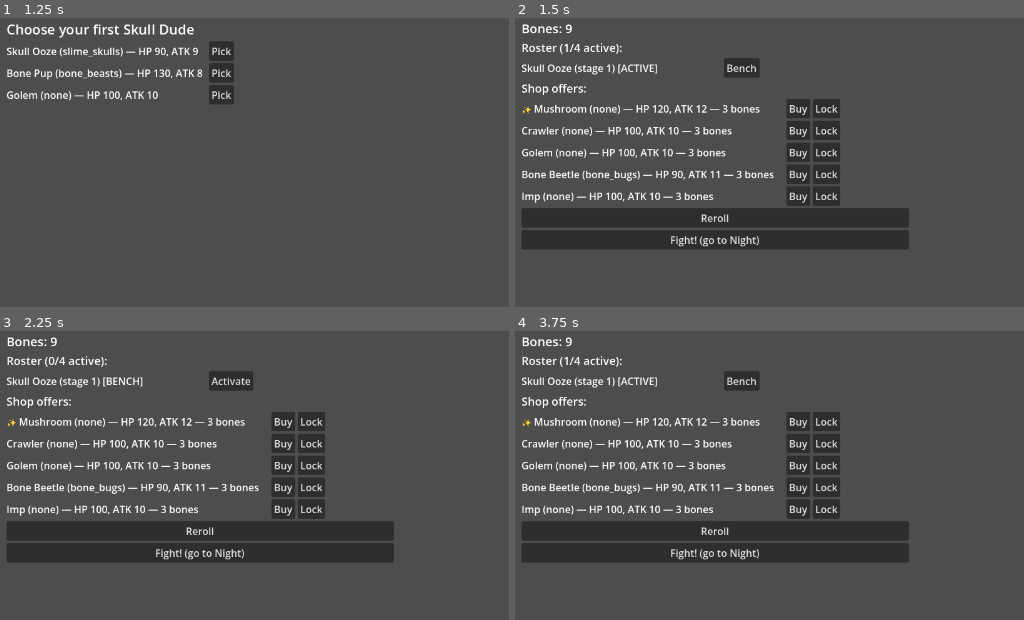
Above: before the commit, frames 1-4 (two rows, left to right).
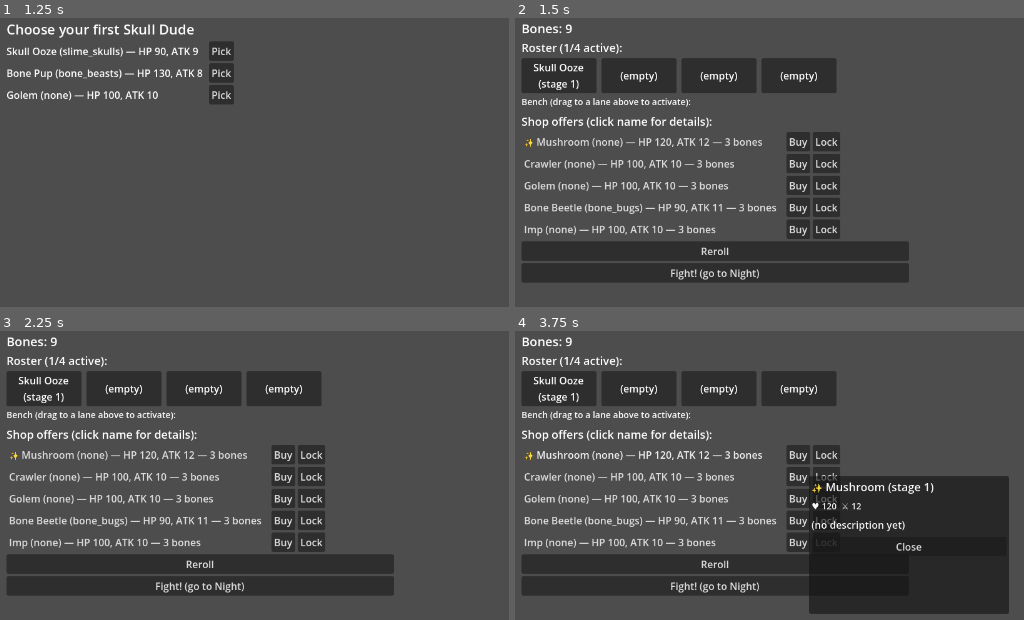
Above: after the commit, the same moments.

Repository: CowInACan44/death-auto-batller
Game: Godot game, scene res://scenes/main_menu/main_menu.tscn
Same seed, same stepped clock (60 frames per second), same inputs: the game is played once before the commit and once after it.
Inputs (mouse positions are in pixels of both pictures, inside the frame that each line leads up to):
- Up to frame 1 (1.25 s): click "Start" at 0.5 s
- Up to frame 2 (1.5 s): click "Pick" at 1.25 s
- Up to frame 3 (2.25 s): click (229, 380) at 2 s, where only the run before the commit has a clickable "Bench"
- Up to frame 4 (3.75 s): click (744, 380) at 2.75 s, where only the run before the commit has a clickable "Activate"; click (652, 455) at 3.5 s, where only the run after the commit has a clickable "✨ Mushroom (none) — HP 120, A…"

Frame 1 is identical in both runs. In frame 2, 29% of the frame differs, in the area x 1-78%, y 13-92%; in frame 3, 29%; in frame 4, 41%, in the area x 1-98%, y 13-98%.

Commit message:
Add creature descriptions, Shop details popup, and drag-and-drop lineup
Prompt 1 of the descriptions/UI request:

- CreatureData gets a multiline `description` field; the 5 stage-1 base
  forms are populated with their flavor text. Stage 2/3 text is
  deliberately held off until the slime-split (SUMMON) mechanics land,
  since Skull Sludge/Abomination's text should reflect what that split
  actually feels like once built.

- Shop offer rows are now flat Buttons instead of Labels, and roster
  entries are RosterSlot instances — clicking either (a release without
  drag movement, per Godot's own drag-threshold detection) opens a
  DetailsPopup with name/stats/description. Buy/Lock remain separate
  sibling buttons untouched by this.

- Replaced the Activate/Bench toggle buttons with real drag-and-drop.
  RoundManager.active_lineup is now a fixed 4-slot array (null = empty
  lane) instead of a dynamic list, with set_active_slot()/
  clear_active_slot_for() giving true swap semantics: dragging between
  two active lanes swaps them, dragging a bench unit into an active lane
  bumps whatever was there back to the bench. Lane index now drives grave
  slot placement 1:1 in start_battle_phase(), so lineup order determines
  battle position. check_for_merge() and EncounterGenerator.team_power()
  updated to handle the new null-lane-aware active_lineup shape.

New: scripts/shop/roster_slot.gd (+scene) for the draggable/droppable/
clickable slot piece, scripts/shop/bench_container.gd so dropping on
empty bench space (not directly on a slot) still benches a unit.

Co-Authored-By: Claude Sonnet 5 <noreply@anthropic.com>
Claude-Session: https://claude.ai/code/session_01EXjVQiBPskjdWBpGCM6YVL

Diff:
--- a/autoload/round_manager.gd
+++ b/autoload/round_manager.gd
@@ -10,7 +10,9 @@
 ## 0 is GAME_OVER.
 ##
 ## roster = everything the player owns (bench + active). active_lineup =
-## the subset (max MAX_ACTIVE) actually seated into grave slots each Night.
+## a fixed MAX_ACTIVE-length array of lane slots, seated into grave slots
+## index-for-index each Night; a null entry means that lane is empty. Any
+## roster member not present in active_lineup is considered benched.
 
 enum GameState { SHOP, BATTLE, RESULT, GAME_OVER, GAME_WON }
 
@@ -26,7 +28,7 @@
 var round_number: int = 1
 var state: GameState = GameState.SHOP
 var roster: Array[OwnedCreature] = []
-var active_lineup: Array[OwnedCreature] = []
+var active_lineup: Array[OwnedCreature] = [null, null, null, null]
 var hearts: int = MAX_HEARTS
 
 var _battle: Node = null
@@ -43,24 +45,32 @@
 ## (or the starter pick) doesn't require a manual extra step to fight.
 func add_to_roster(creature: OwnedCreature) -> void:
 	roster.append(creature)
-	if active_lineup.size() < MAX_ACTIVE:
-		active_lineup.append(creature)
+	var empty_index := active_lineup.find(null)
+	if empty_index != -1:
+		active_lineup[empty_index] = creature
 	check_for_merge(creature)
 
 
-## Moves a roster member into/out of the active lineup. Returns false
-## (no-op) if trying to activate while already at MAX_ACTIVE.
-func set_active(creature: OwnedCreature, active: bool) -> bool:
-	if active:
-		if creature in active_lineup:
-			return true
-		if active_lineup.size() >= MAX_ACTIVE:
-			return false
-		active_lineup.append(creature)
-		return true
-
-	active_lineup.erase(creature)
-	return true
+## Places creature into active_lineup[index], swapping with whatever was
+## already there. If creature came from another active slot, the displaced
+## occupant (if any) takes its vacated spot — a true swap. If creature came
+## from the bench, the displaced occupant simply becomes benched, since
+## nothing reclaims its old spot.
+func set_active_slot(creature: OwnedCreature, index: int) -> void:
+	if index < 0 or index >= MAX_ACTIVE:
+		return
+	var source_index := active_lineup.find(creature)
+	var displaced := active_lineup[index]
+	active_lineup[index] = creature
+	if source_index != -1 and source_index != index:
+		active_lineup[source_index] = displaced
+
+
+## Removes creature from the active lineup (benches it), if present.
+func clear_active_slot_for(creature: OwnedCreature) -> void:
+	var idx := active_lineup.find(creature)
+	if idx != -1:
+		active_lineup[idx] = null
 
 
 ## Checks whether the roster now holds MERGE_COUNT copies of the exact
@@ -68,9 +78,9 @@
 ## match by construction — AND same is_shiny status; a shiny and a
 ## non-shiny copy never merge together). If so, consumes 3 of them and
 ## adds 1 instance of next_stage, carrying is_shiny forward. If any
-## consumed copy was active, the evolved result takes its place in the
-## lineup. No-ops if next_stage is null (stage 3, or a bonus creature
-## with no evolution).
+## consumed copy was active, the evolved result takes over that lane
+## (the first such lane found, preserving lineup order/position). No-ops
+## if next_stage is null (stage 3, or a bonus creature with no evolution).
 func check_for_merge(creature_instance: OwnedCreature) -> void:
 	var matches: Array[OwnedCreature] = []
 	for owned in roster:
@@ -84,18 +94,20 @@
 	if next_stage == null:
 		return
 
-	var was_active := false
+	var active_slot_index := -1
 	for i in MERGE_COUNT:
 		var consumed := matches[i]
-		if consumed in active_lineup:
-			was_active = true
-			active_lineup.erase(consumed)
+		var idx := active_lineup.find(consumed)
+		if idx != -1:
+			if active_slot_index == -1:
+				active_slot_index = idx
+			active_lineup[idx] = null
 		roster.erase(consumed)
 
 	var evolved := OwnedCreature.new(next_stage, creature_instance.is_shiny)
 	roster.append(evolved)
-	if was_active:
-		active_lineup.append(evolved)
+	if active_slot_index != -1:
+		active_lineup[active_slot_index] = evolved
 
 	print("%dx %s merged into %s!%s" % [
 		MERGE_COUNT,
@@ -114,11 +126,14 @@
 		push_warning("RoundManager: no battle scene registered, can't start battle phase")
 		return
 
-	for i in active_lineup.size():
+	for i in MAX_ACTIVE:
+		var owned: OwnedCreature = active_lineup[i]
+		if owned == null:
+			continue
 		var slot: GraveSlot = _battle.player_grave_slots[i]
 		var unit: Unit = UNIT_SCENE.instantiate()
-		unit.creature_data = active_lineup[i].data
-		unit.is_shiny = active_lineup[i].is_shiny
+		unit.creature_data = owned.data
+		unit.is_shiny = owned.is_shiny
 		_battle.add_child(unit)
 		slot.place_unit(unit)
 
@@ -199,7 +214,7 @@
 	round_number = 1
 	state = GameState.SHOP
 	roster = []
-	active_lineup = []
+	active_lineup = [null, null, null, null]
 	hearts = MAX_HEARTS
 	Economy.reset()
 	print("=== New run started — Day 1, %d hearts ===" % hearts)
@@ -208,6 +223,8 @@
 func _format_owned_team(team: Array[OwnedCreature]) -> String:
 	var names: Array[String] = []
 	for owned in team:
+		if owned == null:
+			continue
 		names.append(("✨" if owned.is_shiny else "") + owned.data.creature_name)
 	return "[%s]" % ", ".join(names)
 
--- a/resources/creatures/bone_beasts/stage_1.tres
+++ b/resources/creatures/bone_beasts/stage_1.tres
@@ -14,5 +14,6 @@
 attack_speed = 1.0
 shop_cost = 3
 bone_value = 1
+description = "A small skeletal hound that never learned it should have stopped digging. Loyal to whoever last fed it a bone, even after death. When it finally collapses, the last of its strength passes to whoever's fighting beside it."
 abilities = Array[Ability]([ExtResource("2_ability")])
 next_stage = ExtResource("3_next_stage")
--- a/resources/creatures/bone_bugs/stage_1.tres
+++ b/resources/creatures/bone_bugs/stage_1.tres
@@ -14,5 +14,6 @@
 attack_speed = 1.0
 shop_cost = 3
 bone_value = 1
+description = "Burrows through loose grave dirt in tight-knit clusters. A single Bone Beetle is harmless. A dozen of them finishing off something bigger tend to get very excited about it."
 next_stage = ExtResource("2_next_stage")
 abilities = Array[Ability]([ExtResource("3_ability")])
--- a/resources/creatures/skull_humanoids/stage_1.tres
+++ b/resources/creatures/skull_humanoids/stage_1.tres
@@ -14,5 +14,6 @@
 attack_speed = 1.0
 shop_cost = 3
 bone_value = 1
+description = "Drafted into an undead army it never agreed to join. Weak and unarmed on its own, but its death rattles something deeper in the ranks — the whole formation gets a little sturdier when one falls."
 next_stage = ExtResource("2_next_stage")
 abilities = Array[Ability]([ExtResource("3_ability")])
--- a/resources/creatures/skull_wings/stage_1.tres
+++ b/resources/creatures/skull_wings/stage_1.tres
@@ -14,5 +14,6 @@
 attack_speed = 1.0
 shop_cost = 3
 bone_value = 1
+description = "Flies in tight, erratic loops, using echolocation off its own hollow skull. Prone to overcorrecting mid-attack, which occasionally results in hitting something it wasn't aiming for."
 next_stage = ExtResource("2_next_stage")
 abilities = Array[Ability]([ExtResource("3_ability")])
--- a/resources/creatures/slime_skulls/stage_1.tres
+++ b/resources/creatures/slime_skulls/stage_1.tres
@@ -14,5 +14,6 @@
 attack_speed = 1.0
 shop_cost = 3
 bone_value = 1
+description = "Less a creature than a haunted puddle with opinions. The skull embedded in its body isn't attached to anything below the neck — nobody's quite sure how it keeps that thing up."
 next_stage = ExtResource("2_next_stage")
 abilities = Array[Ability]([ExtResource("3_ability")])
--- /dev/null
+++ b/scenes/shop/roster_slot.tscn
@@ -0,0 +1,16 @@
+[gd_scene load_steps=2 format=3]
+
+[ext_resource type="Script" path="res://scripts/shop/roster_slot.gd" id="1_slot"]
+
+[node name="RosterSlot" type="Panel"]
+custom_minimum_size = Vector2(120, 56)
+script = ExtResource("1_slot")
+
+[node name="Label" type="Label" parent="."]
+mouse_filter = 2
+anchor_right = 1.0
+anchor_bottom = 1.0
+horizontal_alignment = 1
+vertical_alignment = 1
+autowrap_mode = 2
+text = "(empty)"
--- a/scenes/shop/shop.tscn
+++ b/scenes/shop/shop.tscn
@@ -1,6 +1,7 @@
-[gd_scene load_steps=2 format=3]
+[gd_scene load_steps=3 format=3]
 
 [ext_resource type="Script" path="res://scripts/shop/shop.gd" id="1_shop"]
+[ext_resource type="Script" path="res://scripts/shop/bench_container.gd" id="2_bench"]
 
 [node name="Shop" type="Control"]
 anchor_right = 1.0
@@ -21,11 +22,19 @@
 theme_override_font_sizes/font_size = 18
 text = "Roster (0/4 active):"
 
-[node name="LineupContainer" type="VBoxContainer" parent="Layout"]
+[node name="ActiveSlotsContainer" type="HBoxContainer" parent="Layout"]
+theme_override_constants/separation = 8
+
+[node name="BenchLabel" type="Label" parent="Layout"]
+theme_override_font_sizes/font_size = 14
+text = "Bench (drag to a lane above to activate):"
+
+[node name="BenchContainer" type="HFlowContainer" parent="Layout"]
+script = ExtResource("2_bench")
 
 [node name="ShopLabel" type="Label" parent="Layout"]
 theme_override_font_sizes/font_size = 18
-text = "Shop offers:"
+text = "Shop offers (click name for details):"
 
 [node name="SlotsContainer" type="VBoxContainer" parent="Layout"]
 
@@ -34,3 +43,29 @@
 
 [node name="FightButton" type="Button" parent="Layout"]
 text = "Fight! (go to Night)"
+
+[node name="DetailsPopup" type="PopupPanel" parent="."]
+size = Vector2i(320, 220)
+
+[node name="VBox" type="VBoxContainer" parent="DetailsPopup"]
+offset_left = 12.0
+offset_top = 12.0
+offset_right = 308.0
+offset_bottom = 208.0
+theme_override_constants/separation = 8
+
+[node name="NameLabel" type="Label" parent="DetailsPopup/VBox"]
+theme_override_font_sizes/font_size = 18
+text = "Name"
+
+[node name="StatsLabel" type="Label" parent="DetailsPopup/VBox"]
+theme_override_font_sizes/font_size = 14
+text = "♥ 0  ⚔ 0"
+
+[node name="DescriptionLabel" type="Label" parent="DetailsPopup/VBox"]
+custom_minimum_size = Vector2(280, 0)
+autowrap_mode = 3
+text = ""
+
+[node name="CloseButton" type="Button" parent="DetailsPopup/VBox"]
+text = "Close"
--- a/scripts/battle/encounter_generator.gd
+++ b/scripts/battle/encounter_generator.gd
@@ -23,6 +23,8 @@
 static func team_power(team: Array[OwnedCreature]) -> float:
 	var total := 0.0
 	for owned in team:
+		if owned == null:
+			continue
 		total += power_for_owned(owned)
 	return total
 
--- a/scripts/resources/creature_data.gd
+++ b/scripts/resources/creature_data.gd
@@ -7,6 +7,8 @@
 @export_enum("bone_beasts", "slime_skulls", "skull_wings", "bone_bugs", "skull_humanoids", "none")
 var evolution_line: String = "bone_beasts"
 @export_range(1, 3, 1) var stage: int = 1
+## Pokedex-style flavor text shown in the Shop details popup.
+@export_multiline var description: String = ""
 
 ## Combat stats
 @export var max_hp: int = 0
--- /dev/null
+++ b/scripts/shop/bench_container.gd
@@ -0,0 +1,16 @@
+extends HFlowContainer
+class_name BenchContainer
+
+## Accepts a drag dropped on empty space between/after the bench's
+## RosterSlot children rather than directly on one of them. Bench order
+## carries no meaning (only active lineup order does), so this is
+## equivalent to dropping on any existing bench slot.
+signal creature_dropped(owned_creature: OwnedCreature)
+
+
+func _can_drop_data(_at_position: Vector2, data: Variant) -> bool:
+	return typeof(data) == TYPE_DICTIONARY and data.has("owned")
+
+
+func _drop_data(_at_position: Vector2, data: Variant) -> void:
+	creature_dropped.emit(data["owned"])
--- /dev/null
+++ b/scripts/shop/roster_slot.gd
@@ -0,0 +1,54 @@
+extends Panel
+class_name RosterSlot
+
+## Reusable drag-and-drop UI piece for the Shop's active lineup slots and
+## bench entries. Godot's built-in drag-threshold detection is what tells
+## a click (emits `clicked`, opens the details popup) apart from a drag
+## (`_get_drag_data` only fires once the pointer has moved past the OS
+## drag threshold) — no manual bookkeeping needed here. Listening for
+## `clicked` on the mouse-button-release event (rather than press) matters:
+## a release that ends a drag is consumed by the drag system and never
+## reaches `_gui_input`, so only a genuine click ever fires it.
+
+signal creature_dropped(owned_creature: OwnedCreature, target_slot: RosterSlot)
+signal clicked(owned_creature: OwnedCreature)
+
+var owned_creature: OwnedCreature = null
+## -1 means this is a bench slot (not lane-indexed); 0..MAX_ACTIVE-1 for
+## active lanes — set by Shop when building each slot.
+var active_index: int = -1
+
+@onready var label: Label = $Label
+
+
+func set_creature(owned: OwnedCreature) -> void:
+	owned_creature = owned
+	if owned == null:
+		label.text = "(empty)"
+		return
+	var shiny_tag := "✨ " if owned.is_shiny else ""
+	label.text = "%s%s\n(stage %d)" % [shiny_tag, owned.data.creature_name, owned.data.stage]
+
+
+func _get_drag_data(_at_position: Vector2) -> Variant:
+	if owned_creature == null:
+		return null
+	var preview := Label.new()
+	preview.text = label.text
+	preview.add_theme_color_override("font_color", Color.WHITE)
+	set_drag_preview(preview)
+	return {"owned": owned_creature}
+
+
+func _can_drop_data(_at_position: Vector2, data: Variant) -> bool:
+	return typeof(data) == TYPE_DICTIONARY and data.has("owned")
+
+
+func _drop_data(_at_position: Vector2, data: Variant) -> void:
+	creature_dropped.emit(data["owned"], self)
+
+
+func _gui_input(event: InputEvent) -> void:
+	if event is InputEventMouseButton and not event.pressed and event.button_index == MOUSE_BUTTON_LEFT:
+		if owned_creature != null:
+			clicked.emit(owned_creature)
--- a/scripts/shop/shop.gd
+++ b/scripts/shop/shop.gd
@@ -1,14 +1,15 @@
 extends Control
 
 # Shop scene: Gravedigger shop UI for buying creatures, managing the
-# active lineup (max RoundManager.MAX_ACTIVE), and heading into the next
-# Night. Buying (RoundManager.add_to_roster) triggers merge/evolve
-# automatically — see RoundManager.check_for_merge().
+# active lineup (max RoundManager.MAX_ACTIVE) via drag-and-drop, and
+# heading into the next Night. Buying (RoundManager.add_to_roster)
+# triggers merge/evolve automatically — see RoundManager.check_for_merge().
 
 const SHOP_SIZE := 5
 const REROLL_COST := 1
 const OWNED_LINE_WEIGHT_BONUS := 2.0
 const SHINY_CHANCE := 0.05
+const ROSTER_SLOT_SCENE := preload("res://scenes/shop/roster_slot.tscn")
 
 class ShopSlot:
 	var creature: CreatureData
@@ -21,14 +22,27 @@
 
 @onready var bones_label: Label = $Layout/BonesLabel
 @onready var lineup_label: Label = $Layout/LineupLabel
-@onready var lineup_container: VBoxContainer = $Layout/LineupContainer
+@onready var active_slots_container: HBoxContainer = $Layout/ActiveSlotsContainer
+@onready var bench_container: BenchContainer = $Layout/BenchContainer
 @onready var slots_container: VBoxContainer = $Layout/SlotsContainer
 @onready var reroll_button: Button = $Layout/RerollButton
 @onready var fight_button: Button = $Layout/FightButton
-
-## One HBoxContainer row (info label + Buy/Lock buttons) per shop slot,
+@onready var details_popup: PopupPanel = $DetailsPopup
+@onready var details_name_label: Label = $DetailsPopup/VBox/NameLabel
+@onready var details_stats_label: Label = $DetailsPopup/VBox/StatsLabel
+@onready var details_description_label: Label = $DetailsPopup/VBox/DescriptionLabel
+@onready var details_close_button: Button = $DetailsPopup/VBox/CloseButton
+
+## One HBoxContainer row (info button + Buy/Lock buttons) per shop slot,
 ## built once in _ready() and refreshed (not rebuilt) on every change.
 var _row_nodes: Array[HBoxContainer] = []
+
+## Fixed set of MAX_ACTIVE RosterSlots, built once — lane index i always
+## reflects RoundManager.active_lineup[i]. Bench slots, in contrast, are
+## rebuilt from scratch each refresh since roster/bench membership changes
+## size unpredictably (see _refresh_bench()).
+var _active_slot_nodes: Array[RosterSlot] = []
+var _bench_slot_nodes: Array[RosterSlot] = []
 
 
 func _ready() -> void:
@@ -44,6 +58,9 @@
 		print("(Shop test) seeded roster with 1x %s since it was empty" % bone_pup.creature_name)
 
 	_build_rows()
+	_build_active_slots()
+	bench_container.creature_dropped.connect(_on_bench_empty_space_dropped)
+	details_close_button.pressed.connect(details_popup.hide)
 	reroll_button.pressed.connect(_on_reroll_pressed)
 	fight_button.pressed.connect(_on_fight_pressed)
 	reroll()
@@ -54,9 +71,12 @@
 	for i in SHOP_SIZE:
 		var row := HBoxContainer.new()
 
-		var info_label := Label.new()
-		info_label.custom_minimum_size = Vector2(420, 0)
-		row.add_child(info_label)
+		var info_button := Button.new()
+		info_button.custom_minimum_size = Vector2(420, 0)
+		info_button.flat = true
+		info_button.alignment = HORIZONTAL_ALIGNMENT_LEFT
+		info_button.pressed.connect(_on_offer_info_pressed.bind(i))
+		row.add_child(info_button)
 
 		var buy_button := Button.new()
 		buy_button.text = "Buy"
@@ -72,6 +92,20 @@
 		_row_nodes.append(row)
 
 
+## Builds the MAX_ACTIVE fixed lane slots once — these persist for the
+## Shop scene's lifetime and are only ever updated in place via
+## set_creature(), never rebuilt, so lane index always lines up with
+## RoundManager.active_lineup index.
+func _build_active_slots() -> void:
+	for i in RoundManager.MAX_ACTIVE:
+		var slot: RosterSlot = ROSTER_SLOT_SCENE.instantiate()
+		slot.active_index = i
+		slot.creature_dropped.connect(_on_creature_dropped)
+		slot.clicked.connect(_on_slot_clicked)
+		active_slots_container.add_child(slot)
+		_active_slot_nodes.append(slot)
+
+
 func _on_reroll_pressed() -> void:
 	reroll()
 	_refresh_ui()
@@ -93,12 +127,41 @@
 	_refresh_ui()
 
 
-func _on_toggle_active_pressed(owned: OwnedCreature) -> void:
-	var currently_active: bool = owned in RoundManager.active_lineup
-	var ok := RoundManager.set_active(owned, not currently_active)
-	if not ok:
-		print("Lineup full (%d) — bench someone first" % RoundManager.MAX_ACTIVE)
-	_refresh_ui()
+func _on_offer_info_pressed(slot_index: int) -> void:
+	var slot := slots[slot_index]
+	if slot.creature == null:
+		return
+	_show_details(slot.creature, slot.is_shiny)
+
+
+func _on_slot_clicked(owned: OwnedCreature) -> void:
+	_show_details(owned.data, owned.is_shiny)
+
+
+## A creature was dropped onto an active lane (target_slot.active_index
+## != -1) or a bench slot (-1). RoundManager owns the actual swap/bench
+## semantics — this just routes the drop and re-renders from truth.
+func _on_creature_dropped(owned: OwnedCreature, target_slot: RosterSlot) -> void:
+	if target_slot.active_index != -1:
+		RoundManager.set_active_slot(owned, target_slot.active_index)
+	else:
+		RoundManager.clear_active_slot_for(owned)
+	_refresh_ui()
+
+
+func _on_bench_empty_space_dropped(owned: OwnedCreature) -> void:
+	RoundManager.clear_active_slot_for(owned)
+	_refresh_ui()
+
+
+func _show_details(data: CreatureData, is_shiny: bool) -> void:
+	var shiny_tag := "✨ " if is_shiny else ""
+	var hp := OwnedCreature.calc_effective_max_hp(data, is_shiny)
+	var attack := OwnedCreature.calc_effective_attack(data, is_shiny)
+	details_name_label.text = "%s%s (stage %d)" % [shiny_tag, data.creature_name, data.stage]
+	details_stats_label.text = "♥ %d  ⚔ %d" % [hp, attack]
+	details_description_label.text = data.description if data.description != "" else "(no description yet)"
+	details_popup.popup_centered()
 
 
 ## Refills all non-locked (and any now-empty) slots from CreaturePool,
@@ -238,17 +301,18 @@
 
 func _refresh_ui() -> void:
 	bones_label.text = "Bones: %d" % Economy.bones
-	_refresh_lineup_rows()
+	_refresh_active_slots()
+	_refresh_bench()
 
 	for i in slots.size():
 		var slot := slots[i]
 		var row := _row_nodes[i]
-		var info_label: Label = row.get_child(0)
+		var info_button: Button = row.get_child(0)
 		var buy_button: Button = row.get_child(1)
 		var lock_button: Button = row.get_child(2)
 
 		if slot.creature == null:
-			info_label.text = "(empty)"
+			info_button.text = "(empty)"
 			buy_button.disabled = true
 			lock_button.disabled = true
 			lock_button.text = "Lock"
@@ -257,7 +321,7 @@
 		var shiny_tag := "✨ " if slot.is_shiny else ""
 		var hp := OwnedCreature.calc_effective_max_hp(slot.creature, slot.is_shiny)
 		var attack := OwnedCreature.calc_effective_attack(slot.creature, slot.is_shiny)
-		info_label.text = "%s%s (%s) — HP %d, ATK %d — %d bones" % [
+		info_button.text = "%s%s (%s) — HP %d, ATK %d — %d bones" % [
 			shiny_tag, slot.creature.creature_name, slot.creature.evolution_line, hp, attack, slot.creature.shop_cost,
 		]
 		buy_button.disabled = false
@@ -265,29 +329,33 @@
 		lock_button.text = "Unlock" if slot.locked else "Lock"
 
 
-## Roster size changes as you buy/merge, so this section is rebuilt from
-## scratch each refresh rather than reused like the fixed-size shop rows.
-func _refresh_lineup_rows() -> void:
-	for child in lineup_container.get_children():
-		child.queue_free()
-
-	lineup_label.text = "Roster (%d/%d active):" % [RoundManager.active_lineup.size(), RoundManager.MAX_ACTIVE]
+## Updates the MAX_ACTIVE fixed lane slots in place from RoundManager's
+## truth — never rebuilt, so lane index always matches active_lineup index.
+func _refresh_active_slots() -> void:
+	var active_count := 0
+	for i in RoundManager.MAX_ACTIVE:
+		var owned: OwnedCreature = RoundManager.active_lineup[i]
+		_active_slot_nodes[i].set_creature(owned)
+		if owned != null:
+			active_count += 1
+	lineup_label.text = "Roster (%d/%d active):" % [active_count, RoundManager.MAX_ACTIVE]
+
+
+## Bench membership/size changes as you buy/merge/drag, so this section is
+## rebuilt from scratch each refresh rather than updated in place like the
+## fixed-size active lane slots.
+func _refresh_bench() -> void:
+	for slot in _bench_slot_nodes:
+		slot.queue_free()
+	_bench_slot_nodes.clear()
 
 	for owned in RoundManager.roster:
-		var row := HBoxContainer.new()
-		var is_active: bool = owned in RoundManager.active_lineup
-
-		var info_label := Label.new()
-		info_label.custom_minimum_size = Vector2(320, 0)
-		var shiny_tag := "✨ " if owned.is_shiny else ""
-		info_label.text = "%s%s (stage %d) %s" % [
-			shiny_tag, owned.data.creature_name, owned.data.stage, "[ACTIVE]" if is_active else "[BENCH]",
-		]
-		row.add_child(info_label)
-
-		var toggle_button := Button.new()
-		toggle_button.text = "Bench" if is_active else "Activate"
-		toggle_button.pressed.connect(_on_toggle_active_pressed.bind(owned))
-		row.add_child(toggle_button)
-
-		lineup_container.add_child(row)
+		if owned in RoundManager.active_lineup:
+			continue
+		var slot: RosterSlot = ROSTER_SLOT_SCENE.instantiate()
+		slot.active_index = -1
+		slot.set_creature(owned)
+		slot.creature_dropped.connect(_on_creature_dropped)
+		slot.clicked.connect(_on_slot_clicked)
+		bench_container.add_child(slot)
+		_bench_slot_nodes.append(slot)
